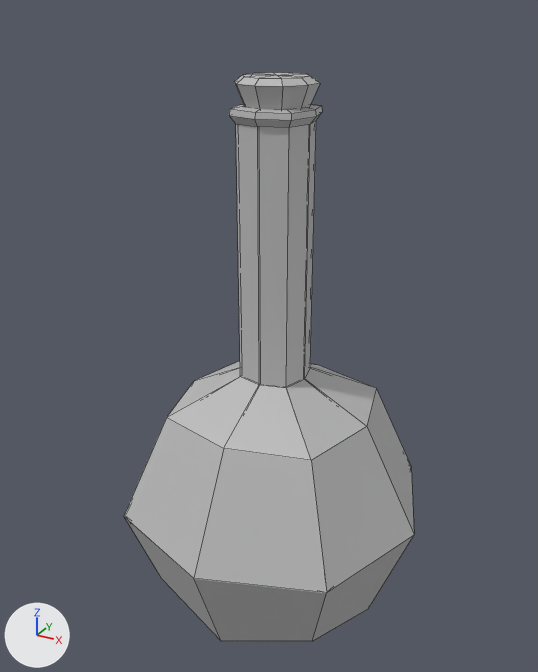
What one commit did to the FBX model Project/RogueLike-SmoothBrain/Assets/SampleSceneAssets/Art/Meshs/MERCHANT ROOM/PROPS/POTIONS/MESH_PoisonPotion.fbx.
Camera for both pictures: a 50 mm lens placed at (0.0014, -0.00261, 0.00278), pointed at (-0.00005, 0.00003, 0.00147). Lighting does not change. The marker at lower left points along +X, +Y and +Z. Mesh edges are drawn as thin lines. Where no turn or scale is listed for an object, it has been applied to the vertices.

Names of what the first picture shows: 'MESH_PoisonPotion'.
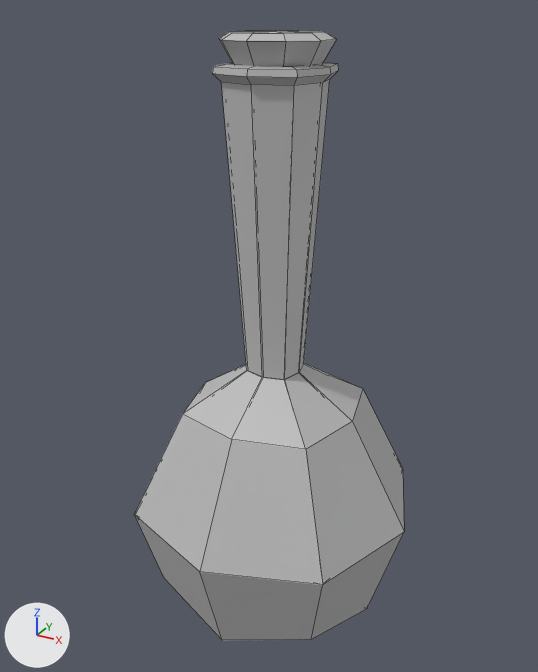
What differs and where, as boxes (x1, y1, x2, y2) in the pictures (538 x 672 px; the box of a moved part takes in the faces that stretch with it):
```json
{"object": "MESH_PoisonPotion", "change": "reshaped", "before": [124, 73, 414, 642], "after": [134, 30, 404, 641], "on screen": "7% narrower, 7% taller"}
{"part": 1, "of": "me_mesh", "change": "moved or reshaped", "before": [234, 73, 320, 109], "after": [219, 30, 336, 66]}
{"part": 2, "of": "me_mesh", "change": "moved or reshaped", "before": [124, 104, 414, 642], "after": [134, 62, 404, 641]}
```

The change, as JSON lines over the scene's bpy script:
```json
{"block": "me_mesh", "where": "# used by ob_mesh_poisonpotion; location = (0.0, 0.0, 0.0)"}
{"op": "remove", "block": "me_mesh", "code": "me_mesh.from_pydata(...)  # 154 vertices, 164 faces; spans x -0.00069..0.00069, y -0.00069..0.00069, z 0.0..0.00256"}
{"op": "add", "block": "me_mesh", "code": "me_mesh.from_pydata(...)  # 154 vertices, 164 faces; spans x -0.00064..0.00064, y -0.00064..0.00064, z 0.0..0.00271"}
{"block": "me_mesh", "change": "me_mesh part 1: the loose piece of 32 vertices spanning x -0.00016..0.00016, y -0.00016..0.00016, z 0.00239..0.00256 is scaled about its middle by (1.34, 1.34, 1), then moved by (0.0, 0.0, 0.00015)"}
{"block": "me_mesh", "change": "me_mesh part 2: 116 of 154 vertices moved; they spanned x -0.00069..0.00069, y -0.00069..0.00069, z 0.00018..0.00245 and now span x -0.00064..0.00064, y -0.00064..0.00064, z 0.00018..0.0026; mean shift (0.0, 0.0, 0.00007); largest move (-0.00013, -0.00013, 0.00242) -> (-0.00017, -0.00017, 0.00257)"}
```
